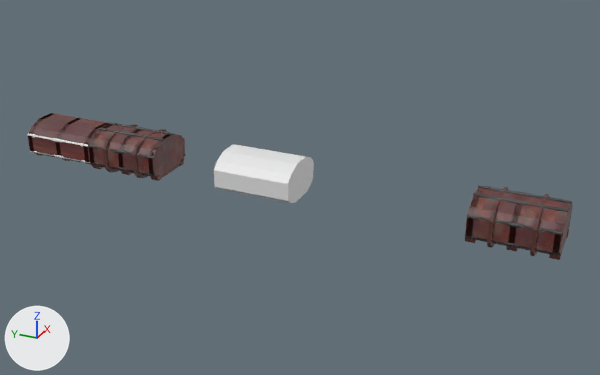
The Blender file Blender/podzemi.blend as it was, and as the next commit left it.
Before and after are seen from a 50 mm camera at (-67.6, -34.3, 34.5) aimed at (0.6, -3.6, 0.4). Lighting does not change. The marker at lower left points along +X, +Y and +Z. The picture after the commit comes second.
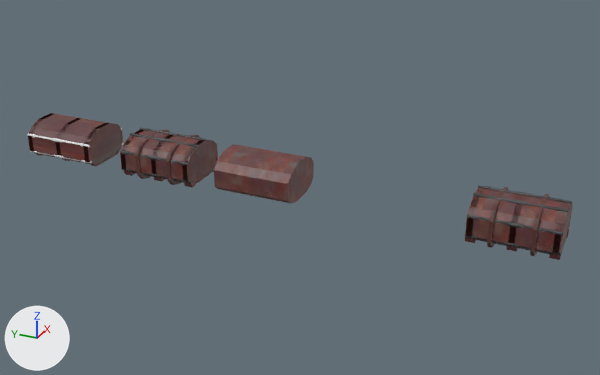
Where the change shows, as pixel boxes (x1, y1, x2, y2) in the pictures (600 x 375 px):
'Cube.018', moved: before (88, 122, 186, 181); after (120, 128, 218, 188)
part 1 of me_cube_001, recoloured (white to brown): (214, 144, 314, 203) in both

The change in detail:
me_cube_001 is used by ob_cube_004; location (0.0, 0.0, 0.0).
me_cube_001 had 80 vertices, 76 faces and spanned x -3.0..3.0, y -4.0..4.0, z -0.34..3.56.
me_cube_001 now has 84 vertices, 76 faces and spans x -3.0..3.0, y -4.0..4.0, z -0.34..3.56.
me_cube_001 part 1: 75 faces spanning x -3.0..3.0, y -4.0..4.0, z -0.34..3.56 switch from no material to mat_material (picture img_wall_png).
Edits to the shape of me_cube_001 do not show in these pictures.
Object 'Cube.018' (ob_cube_018) moves from (0.0, 15.0, 0.0) to (0.0, 11.0, 0.0).
